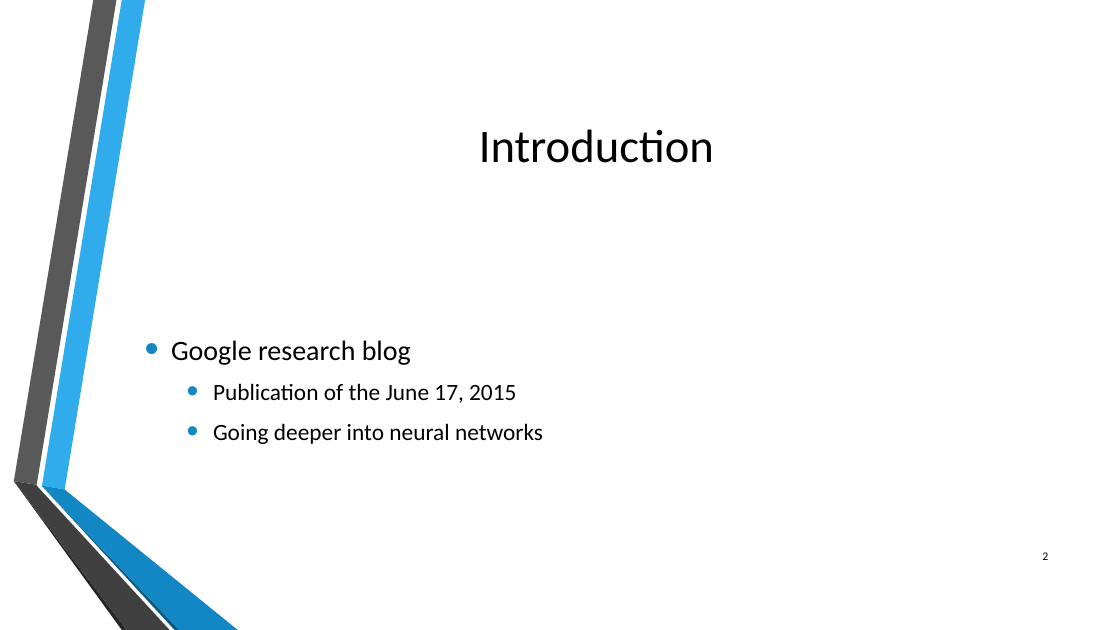
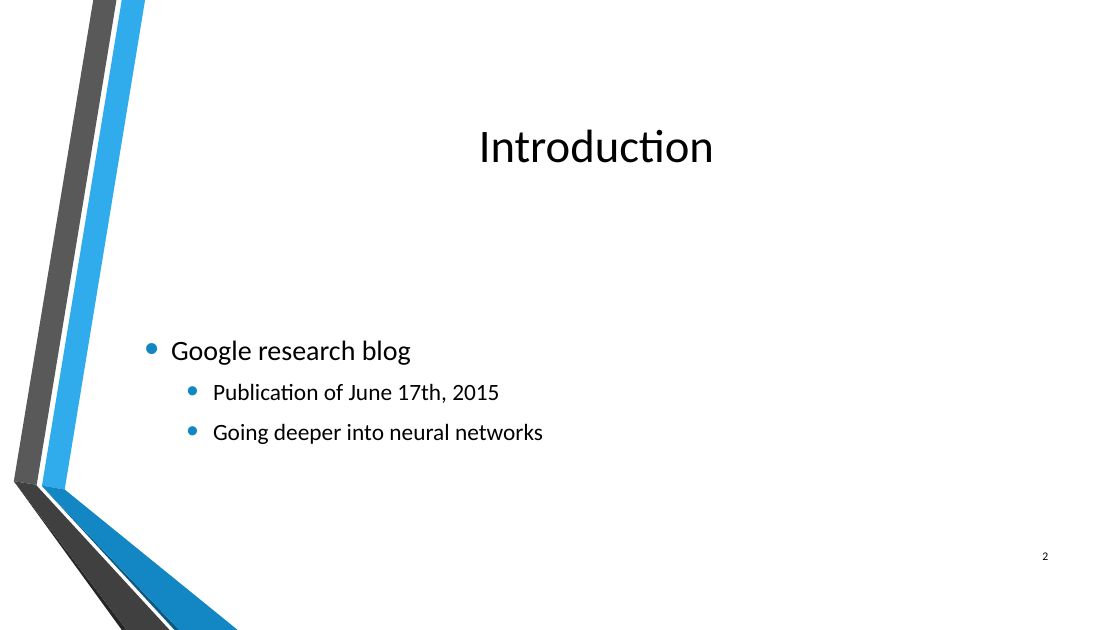
Before and after one commit to whispyy/M1Anglais, a slide deck: slide 2 of support 1 - Deep Learning/Deep Learning.pptx. Drawn at 1120x630 pixels with LibreOffice and Linux fonts; fonts in the diff are those of the drawing; background and template pictures are left out. Boxes give left, top, right and bottom in pixels: in the first picture for what was removed or moved away, otherwise in the second. Text is boxed around its words. In the diff, an @@ line names an element or a change of style, - is before the commit and + after.

```diff
--- a/support 1 - Deep Learning/Deep Learning.pptx
+++ b/support 1 - Deep Learning/Deep Learning.pptx
@@ text at [213, 383, 499, 403]: text changed @@
-  • Publication of the June 17, 2015
+  • Publication of June 17th, 2015
```
Also in this commit, not shown: 4 other slides changed, 1 other file.
